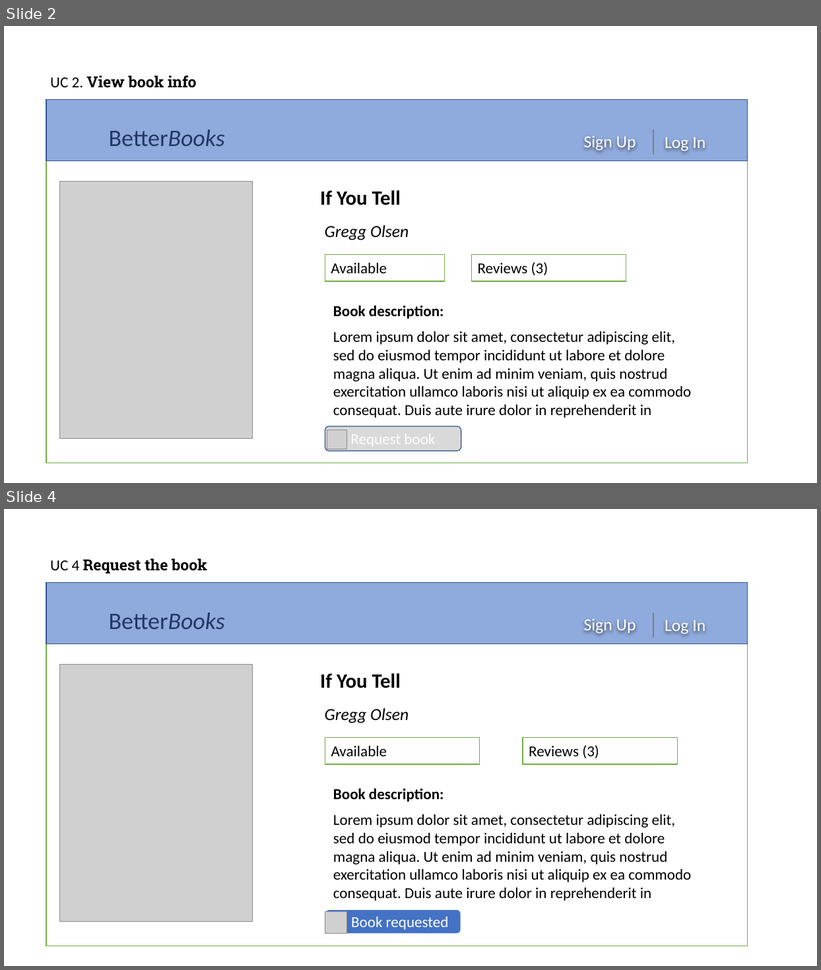
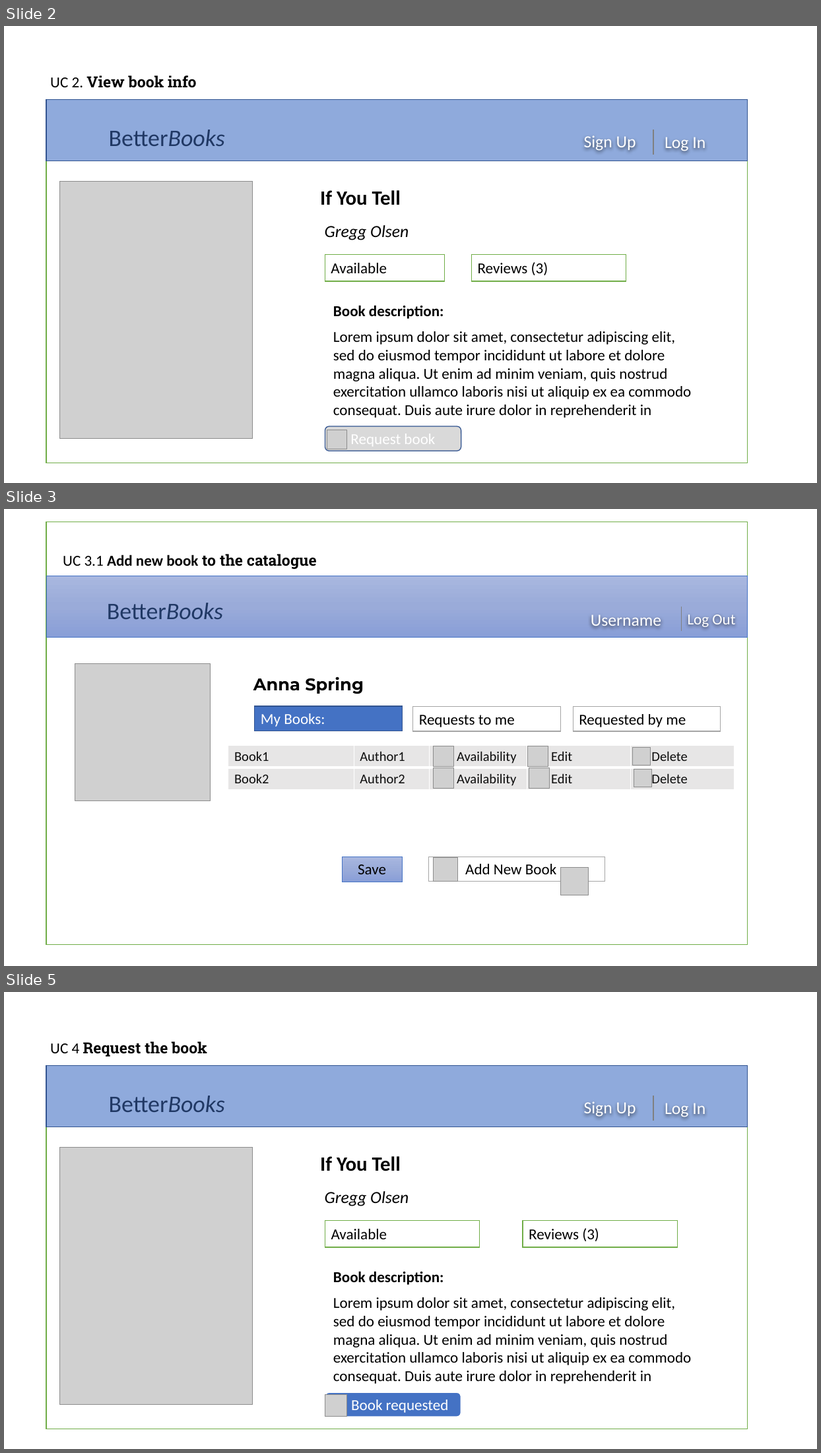
Before and after one commit to kateGalich/capstone, a slide deck: Construction 1/UI Prototypes.pptx. Shown one above the other, each under a label of ours: slides 2 and 4 before the commit, slides 2, 3 and 5 after it; the slides between them are not shown. The pictures are 821x970 and 821x1453 pixels, drawn with LibreOffice and Linux fonts; fonts in the diff are those of the drawing; grey boxes stand for pictures; background and template pictures are left out. Boxes give left, top, right and bottom in pixels: in the first picture for what was removed or moved away, otherwise in the second. Text is boxed around its words. In the diff, an @@ line names an element or a change of style, - is before the commit and + after.

```diff
--- a/Construction 1/UI Prototypes.pptx
+++ b/Construction 1/UI Prototypes.pptx
@@ slide 3 added at [4, 509, 817, 966], background #FFFFFF @@
@@ rectangle added at [46, 522, 748, 945], fill #FFFFFF, outline #70AD47 1 pt @@
@@ text added at [63, 554, 317, 569], 18 pt, text #000000, bold @@
+UC 3.1 Add new book to the catalogue
@@ rectangle added at [46, 576, 748, 638], fill gradient #A8B7DF to #9AABD9 to #889ED7, outline #4472C4 0.5 pt @@
@@ text added at [107, 603, 223, 619], 28 pt, text #203864 @@
+BetterBooks
@@ line added from (682, 607) to (682, 631), #808080 1 pt @@
@@ text added at [591, 615, 661, 627], 20 pt, text #FFFFFF @@
+Username
@@ text added at [688, 615, 735, 628], 18 pt, text #FFFFFF @@
+Log Out
@@ picture added at [75, 663, 210, 801] @@
@@ text added at [253, 677, 364, 694], 20 pt, text #000000, bold @@
+Anna Spring
@@ rectangle added at [255, 706, 403, 731], fill #4472C4, outline #325491 1 pt, 18 pt, text #FFFFFF @@
+My Books:
@@ rectangle added at [413, 706, 561, 731], fill #FFFFFF, outline #A5A5A5 1 pt, 18 pt, text #000000 @@
+Requests to me
@@ rectangle added at [573, 706, 721, 731], fill #FFFFFF, outline #A5A5A5 1 pt, 18 pt, text #000000 @@
+Requested by me
@@ table added at [228, 746, 735, 790], 2 rows, 5 columns @@
+Book1 | Author1 | Availability | Edit | Delete
+Book2 | Author2 | Availability | Edit | Delete
@@ picture added at [434, 747, 454, 767] @@
@@ picture added at [528, 747, 548, 767] @@
@@ picture added at [633, 747, 651, 765] @@
@@ picture added at [434, 768, 454, 788] @@
@@ picture added at [529, 768, 550, 788] @@
@@ picture added at [634, 769, 652, 787] @@
@@ rectangle added at [342, 857, 403, 883], fill gradient #A8B7DF to #9AABD9 to #889ED7, outline #4472C4 0.5 pt, 18 pt, text #000000 @@
+Save
@@ rectangle added at [428, 857, 605, 882], fill #FFFFFF, outline #A5A5A5 1 pt, 18 pt, text #000000 @@
+Add New Book
@@ picture added at [434, 858, 457, 882] @@
@@ picture added at [561, 867, 589, 896] @@
@@ what was slide 4 is now slide 5 @@
```
Also in this commit, not shown: 2 slides changed, 1 other file.
